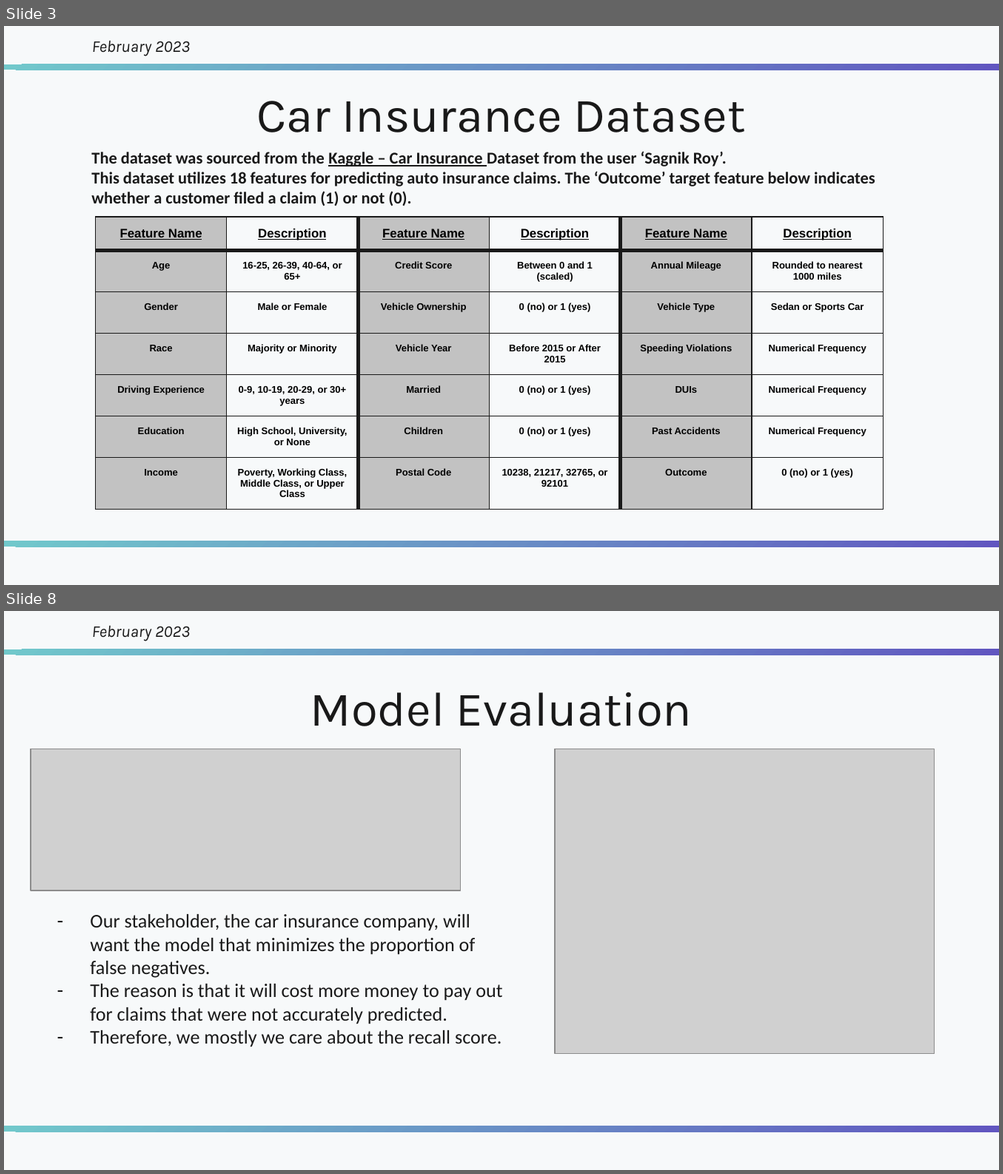
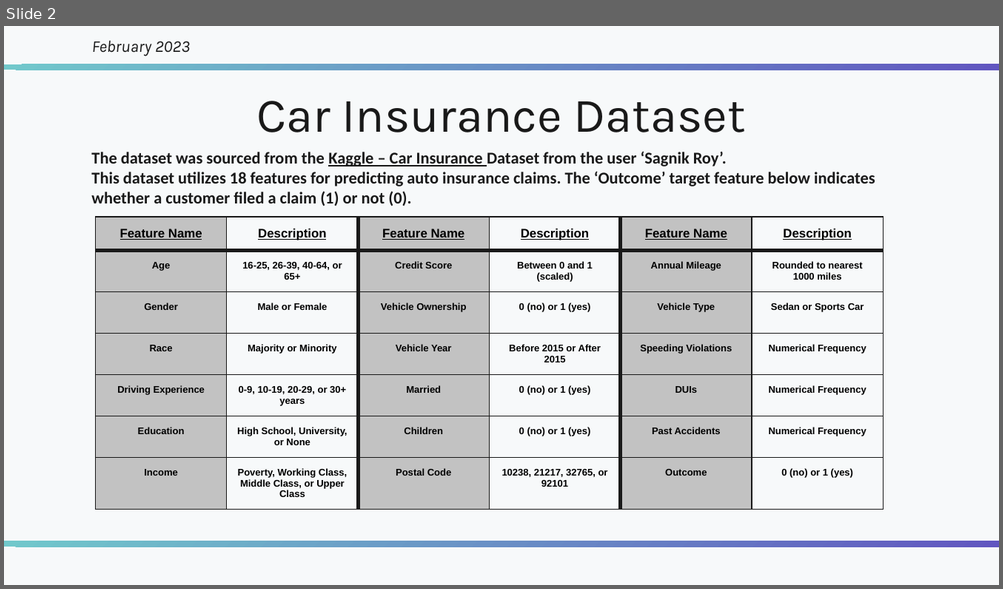
Before and after one commit to Numann-Malik/Auto-Insurance-Claims, a slide deck: Car Insurance - Numann Malik.pptx. Shown one above the other, each under a label of ours: slides 3 and 8 before the commit, slide 2 after it; the slides between them are not shown. The pictures are 1003x1174 and 1003x589 pixels, drawn with LibreOffice and Linux fonts; fonts in the diff are those of the drawing; grey boxes stand for pictures. Boxes give left, top, right and bottom in pixels: in the first picture for what was removed or moved away, otherwise in the second. Text is boxed around its words. In the diff, an @@ line names an element or a change of style, - is before the commit and + after.

```diff
--- a/Car Insurance - Numann Malik.pptx
+++ b/Car Insurance - Numann Malik.pptx
@@ slide 8 removed at [4,611,999,1170], background #F7F9FA; not listed: 2 template elements that a slide beside it also shows @@
@@ title removed at [92,625,190,641] @@
-February 2023
@@ title removed at [310,692,691,726] @@
-Model Evaluation
@@ picture removed at [31,749,461,891] @@
@@ picture removed at [555,749,934,1054] @@
@@ subtitle removed at [90,914,502,1048] @@
-– Our stakeholder, the car insurance company, will want the model that minimizes the proportion of false negatives.
-– The reason is that it will cost more money to pay out for claims that were not accurately predicted.
-– Therefore, we mostly we care about the recall score.
@@ what was slide 3 is now slide 2 @@
```
Also in this commit, not shown: 4 slides changed, 1 slide added, 2 other slides removed, 2 other files.
